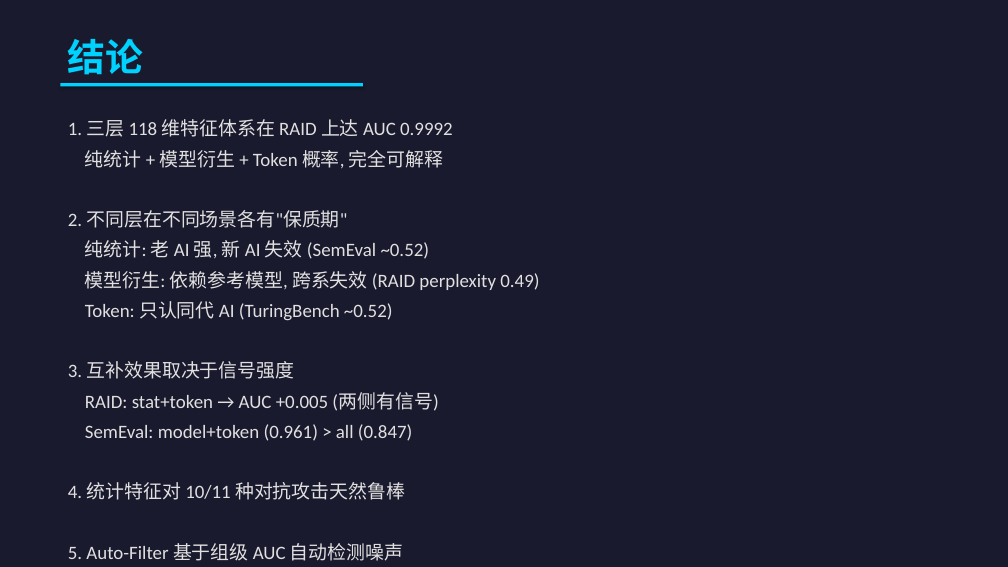
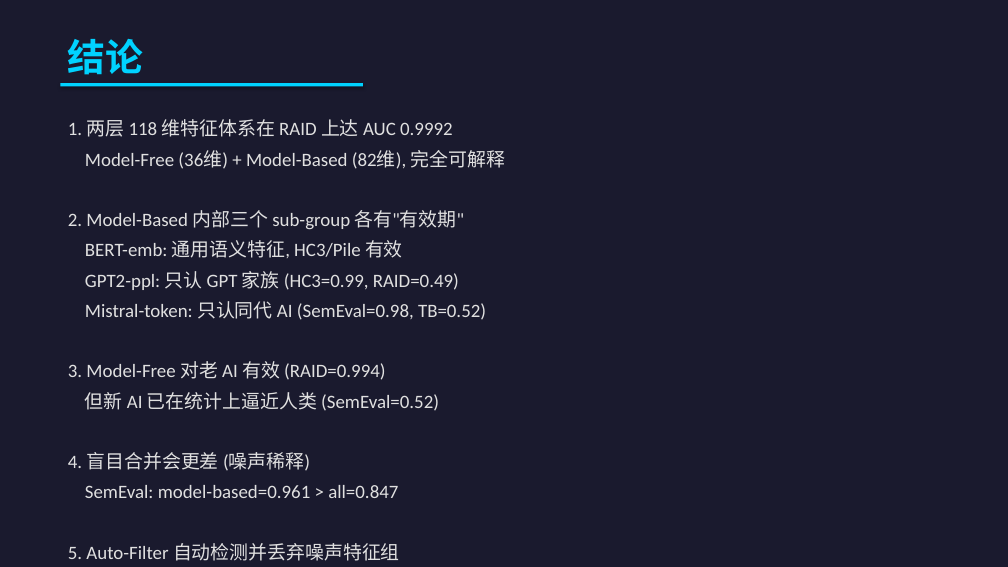
Before and after one commit to HaibinLai/HC3, a slide deck: slide 23 of reports/AIGC_Detection_Presentation.pptx. Drawn at 1008x567 pixels with LibreOffice and Linux fonts; fonts in the diff are those of the drawing. Boxes give left, top, right and bottom in pixels: in the first picture for what was removed or moved away, otherwise in the second. Text is boxed around its words. In the diff, an @@ line names an element or a change of style, - is before the commit and + after.

```diff
--- a/reports/AIGC_Detection_Presentation.pptx
+++ b/reports/AIGC_Detection_Presentation.pptx
@@ text at [68,119,506,561]: text changed @@
-1. 三层 118 维特征体系在 RAID 上达 AUC 0.9992
-纯统计 + 模型衍生 + Token 概率, 完全可解释
-2. 不同层在不同场景各有"保质期"
-纯统计: 老 AI 强, 新 AI 失效 (SemEval ~0.52)
-模型衍生: 依赖参考模型, 跨系失效 (RAID perplexity 0.49)
-Token: 只认同代 AI (TuringBench ~0.52)
-3. 互补效果取决于信号强度
-RAID: stat+token → AUC +0.005 (两侧有信号)
-SemEval: model+token (0.961) > all (0.847)
-4. 统计特征对 10/11 种对抗攻击天然鲁棒
-5. Auto-Filter 基于组级 AUC 自动检测噪声
+1. 两层 118 维特征体系在 RAID 上达 AUC 0.9992
+Model-Free (36维) + Model-Based (82维), 完全可解释
+2. Model-Based 内部三个 sub-group 各有"有效期"
+BERT-emb: 通用语义特征, HC3/Pile 有效
+GPT2-ppl: 只认 GPT 家族 (HC3=0.99, RAID=0.49)
+Mistral-token: 只认同代 AI (SemEval=0.98, TB=0.52)
+3. Model-Free 对老 AI 有效 (RAID=0.994)
+但新 AI 已在统计上逼近人类 (SemEval=0.52)
+4. 盲目合并会更差 (噪声稀释)
+SemEval: model-based=0.961 > all=0.847
+5. Auto-Filter 自动检测并丢弃噪声特征组
```
Also in this commit, not shown: 2 other slides changed, 6 other files.
